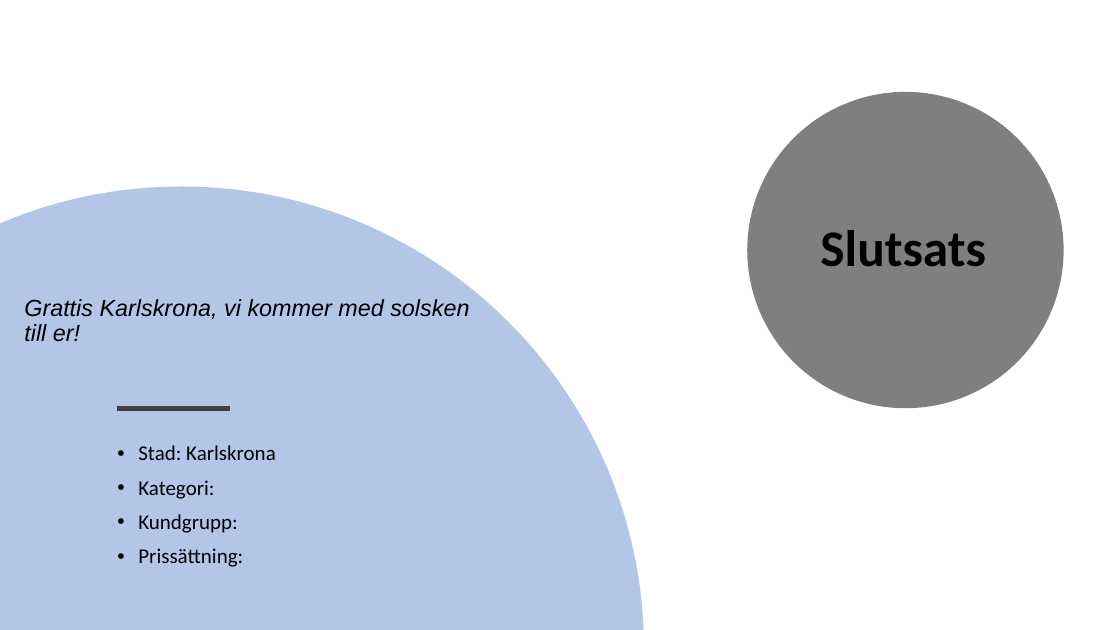
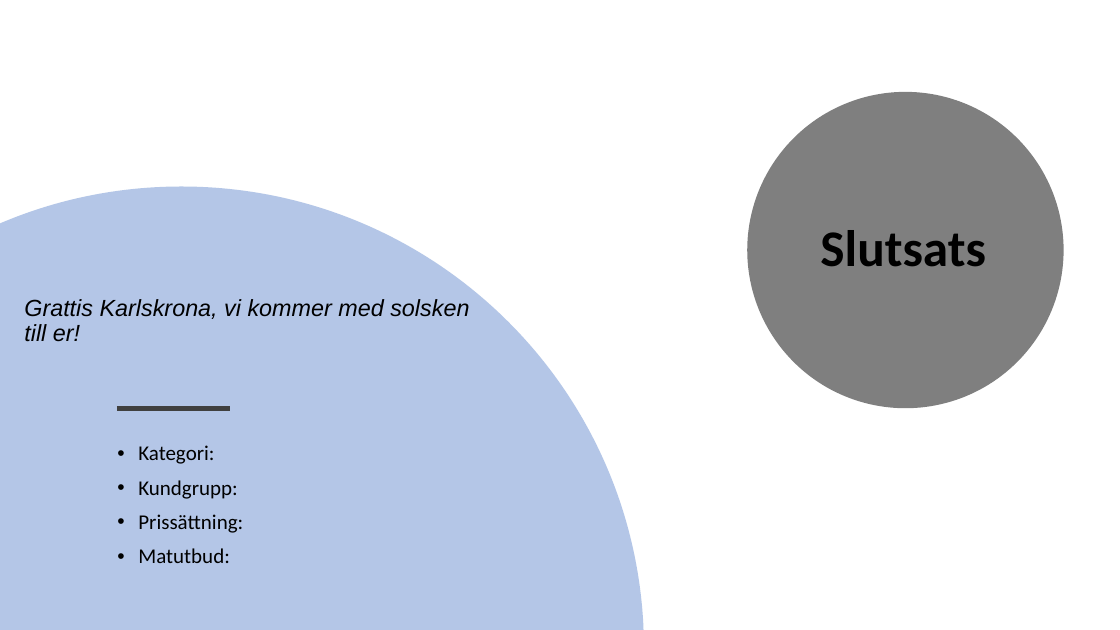
Before and after one commit to sobo1801/UnicornCo, a slide deck: slide 9 of Unicorn Co.pptx. Drawn at 1120x630 pixels with LibreOffice and Linux fonts; fonts in the diff are those of the drawing. Boxes give left, top, right and bottom in pixels: in the first picture for what was removed or moved away, otherwise in the second. Text is boxed around its words. In the diff, an @@ line names an element or a change of style, - is before the commit and + after.

```diff
--- a/Unicorn Co.pptx
+++ b/Unicorn Co.pptx
@@ text at box(138, 445, 276, 460): paragraph removed @@
-• Stad: Karlskrona
@@ text at box(138, 548, 230, 563): paragraph added @@
+• Matutbud:
```
Also in this commit, not shown: 2 other slides changed, 1 other file.
